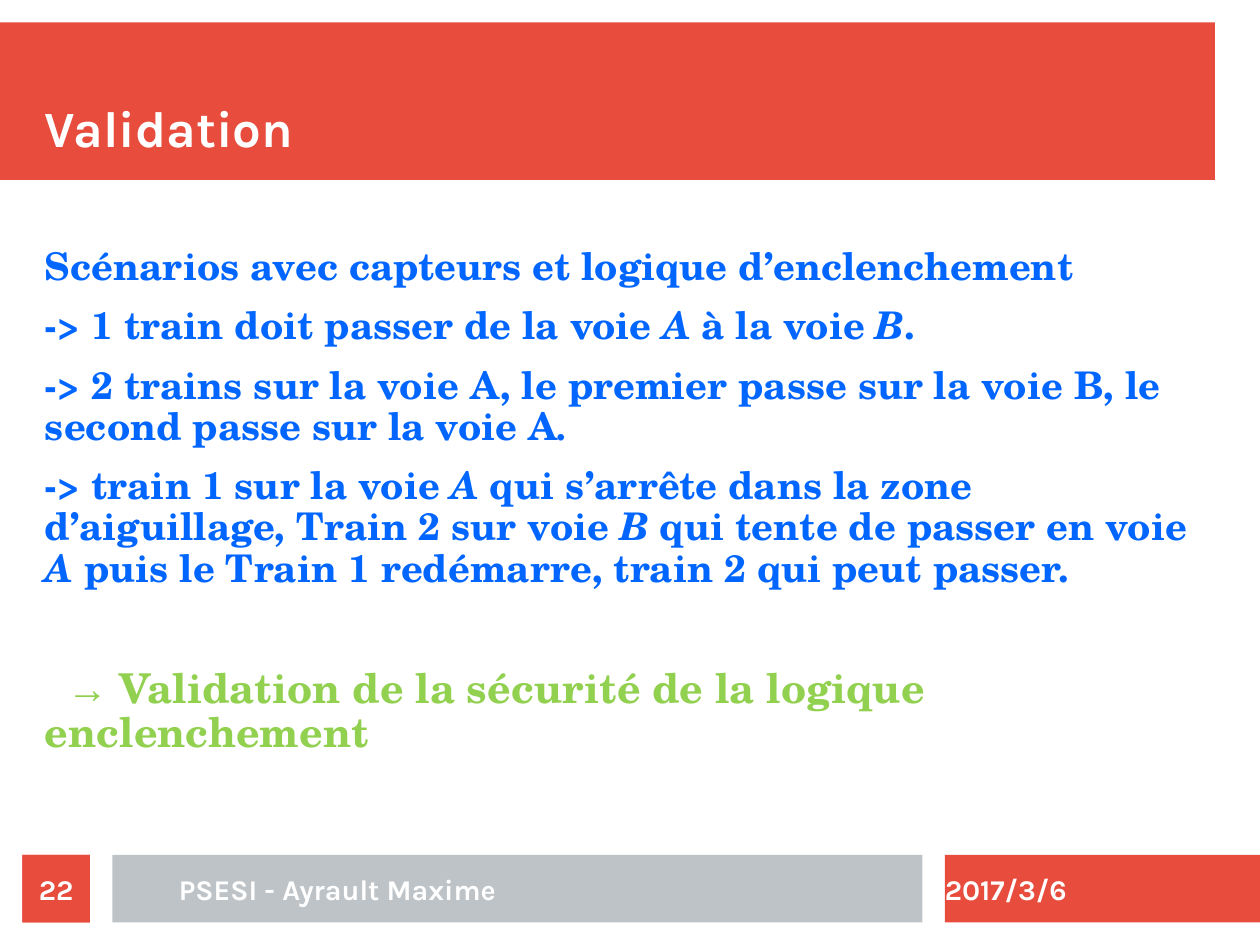
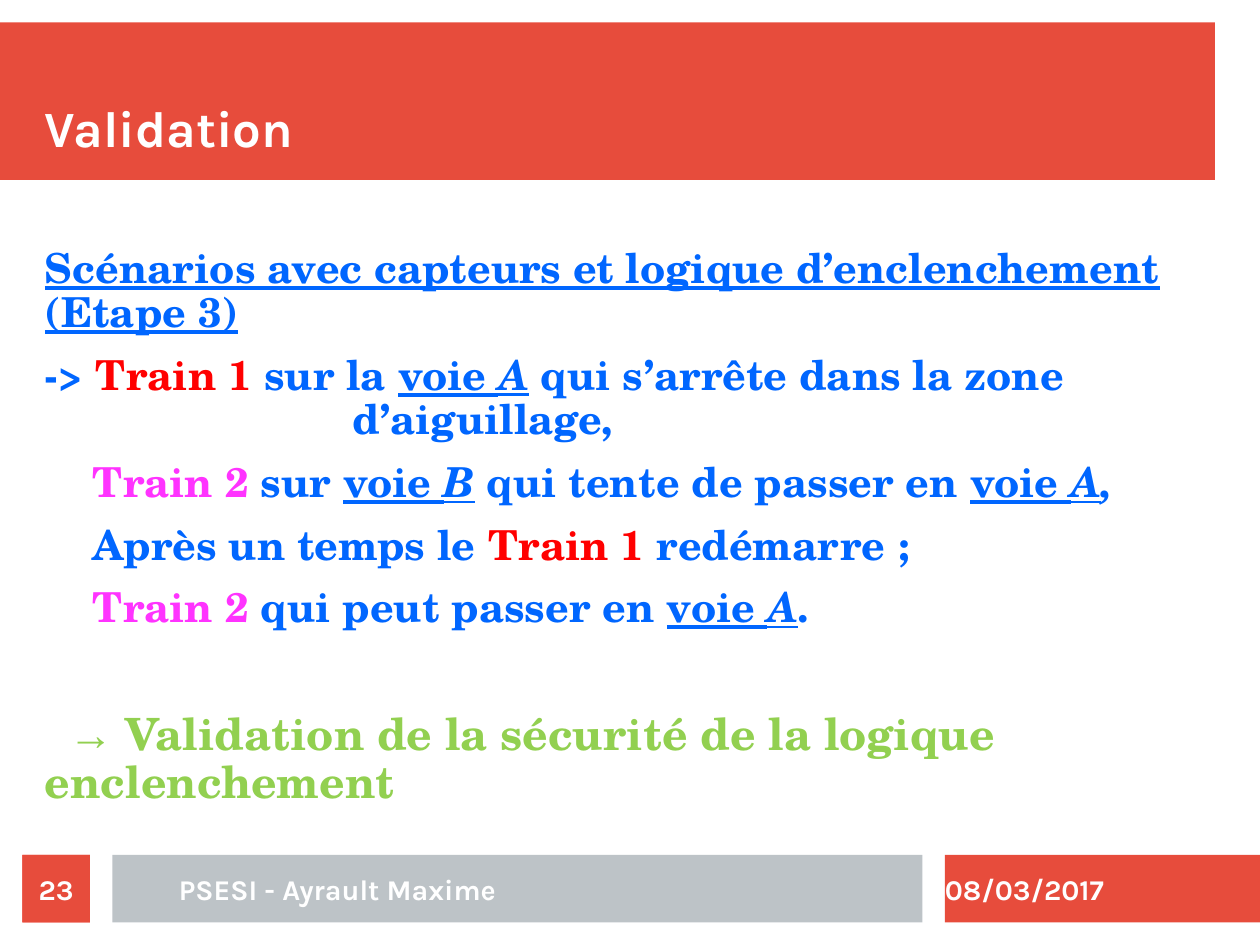
Before and after one commit to maximouth/CBI, a slide deck: slide 23 of Presentation/presentation.odp (slide 22 before the commit). Drawn at 1260x945 pixels with LibreOffice and Linux fonts; fonts in the diff are those of the drawing. Boxes give left, top, right and bottom in pixels: in the first picture for what was removed or moved away, otherwise in the second. Text is boxed around its words. In the diff, an @@ line names an element or a change of style, - is before the commit and + after.

```diff
--- a/Presentation/presentation.odp
+++ b/Presentation/presentation.odp
@@ text at bbox=[45, 252, 1159, 631]: text changed; size 24.1 to 26 pt @@
-Scénarios avec capteurs et logique d’enclenchement
--> 1 train doit passer de la voie A à la voie B.
--> 2 trains sur la voie A, le premier passe sur la voie B, le second passe sur la voie A.
--> train 1 sur la voie A qui s’arrête dans la zone d’aiguillage, Train 2 sur voie B qui tente de passer en voie A puis le Train 1 redémarre, train 2 qui peut passer.
+Scénarios avec capteurs et logique d’enclenchement (Etape 3)
+-> Train 1 sur la voie A qui s’arrête dans la zone d’aiguillage,
+Train 2 sur voie B qui tente de passer en voie A,
+Après un temps le Train 1 redémarre ;
+Train 2 qui peut passer en voie A.
@@ text at bbox=[45, 717, 995, 799]: size 25.9 to 28 pt in "→ Validation de la sécurité de la ..." @@
@@ page number at bbox=[39, 881, 74, 901]: text changed @@
-22
+23
@@ text at bbox=[945, 878, 1104, 903]: text changed @@
-2017/3/6
+08/03/2017
```
Also in this commit, not shown: 22 other slides changed, 2 slides added.
